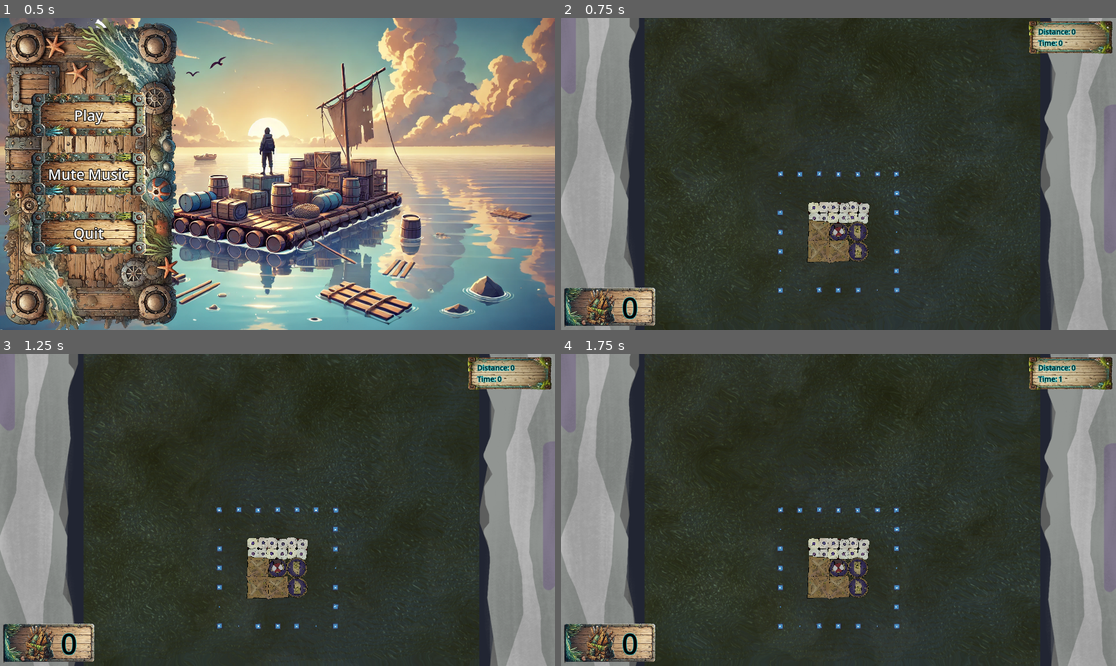
Above: before the commit, frames 1-4 (two rows, left to right).
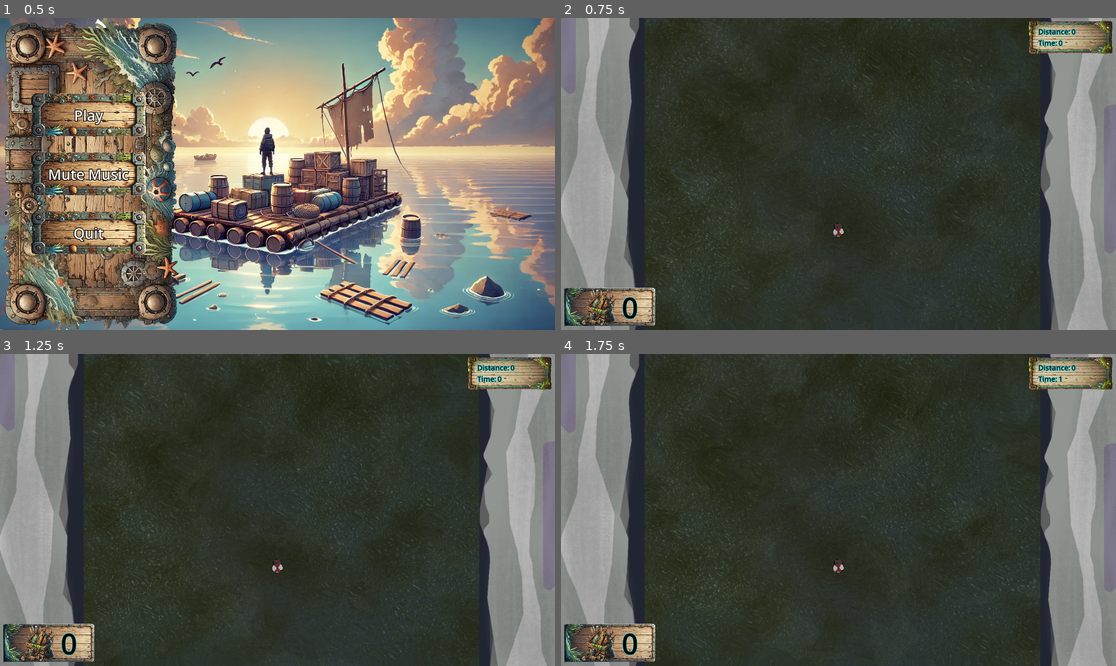
Above: after the commit, the same moments.

Repository: ARCsweden/GameJam2024FallA
Game: Godot game, scene res://UI/main_menu.tscn
Same seed, same stepped clock (60 frames per second), same inputs: the game is played once before the commit and once after it. The engine's default icon, where the game draws it, is replaced by a stand-in: a white triangle on a blue panel in a dark square.
Inputs (mouse positions are in pixels of both pictures, inside the frame that each line leads up to):
- Up to frame 1 (0.5 s): no input
- Up to frame 2 (0.75 s): click "Play" at 0.5 s
- Up to frame 3 (1.25 s): no input
- Up to frame 4 (1.75 s): tap Enter (DebugRebuild) at 1.25 s; move the mouse to (960, 494) at 1.27 s; click (960, 494) at 1.42 s

Frame 1 is identical in both runs. In frame 2, 2.2% of the frame differs, in the area x 38-62%, y 48-89%; in frame 3, 2.2%; in frame 4, 2.2%.
Error after the commit: Invalid access to property or key 'shape' on a base object of type 'null instance'. (res://Scripts/raft_body.gd:25)

Commit message:
Added angular dampening

Diff:
--- a/dontdrowntogether/Scenes/Raft.tscn
+++ b/dontdrowntogether/Scenes/Raft.tscn
@@ -1,12 +1,9 @@
-[gd_scene load_steps=6 format=3 uid="uid://ctnqn23etgcp0"]
+[gd_scene load_steps=5 format=3 uid="uid://ctnqn23etgcp0"]
 
 [ext_resource type="Script" path="res://Scripts/raft_body.gd" id="1_sw433"]
 [ext_resource type="Texture2D" uid="uid://3h803uy12370" path="res://icon.svg" id="2_12dra"]
 [ext_resource type="PackedScene" uid="uid://bj3j8e3vpjgrb" path="res://Scenes/water_shader_test.tscn" id="3_cj5d0"]
 [ext_resource type="Script" path="res://Scenes/water_shader_test.gd" id="4_mi4bn"]
-
-[sub_resource type="RectangleShape2D" id="RectangleShape2D_crtqg"]
-size = Vector2(300, 300)
 
 [node name="RaftBody" type="RigidBody2D"]
 z_index = 5
@@ -14,15 +11,13 @@
 collision_mask = 4
 gravity_scale = 0.0
 angular_damp_mode = 1
+angular_damp = 1.0
 script = ExtResource("1_sw433")
-
-[node name="RaftCollisionShape" type="CollisionShape2D" parent="."]
-shape = SubResource("RectangleShape2D_crtqg")
 
 [node name="Sprite2D" type="Sprite2D" parent="."]
 modulate = Color(1, 1, 1, 0)
 z_index = 5
-position = Vector2(0, 500)
+scale = Vector2(2.56, 2.56)
 texture = ExtResource("2_12dra")
 
 [node name="Camera2D" type="Camera2D" parent="."]
